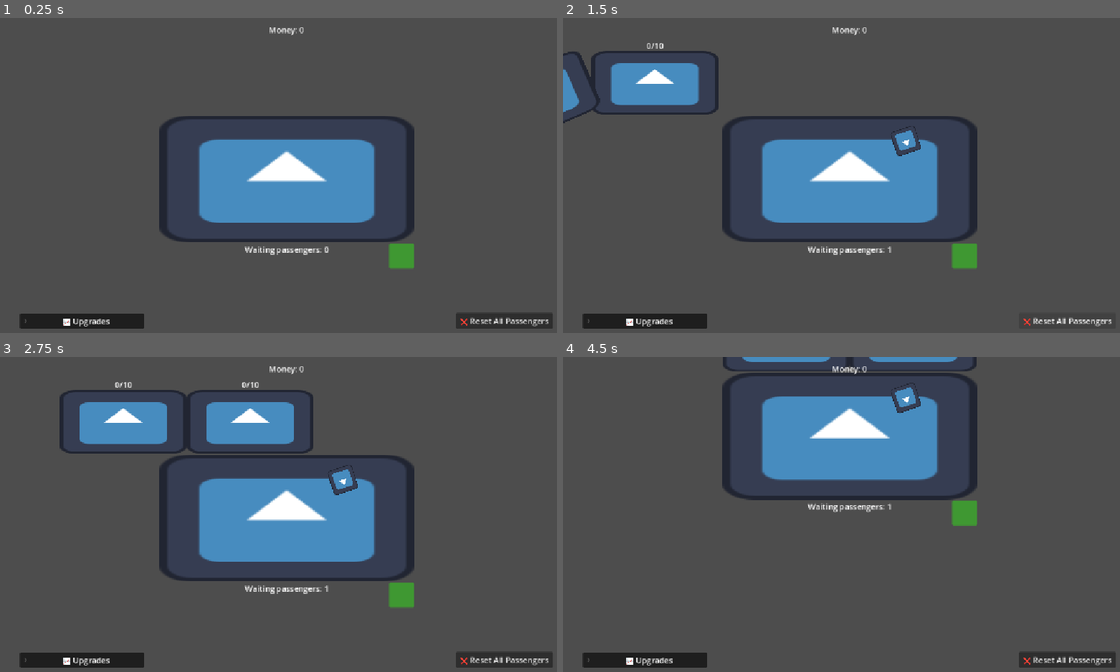
Above: before the commit, frames 1-4 (two rows, left to right).
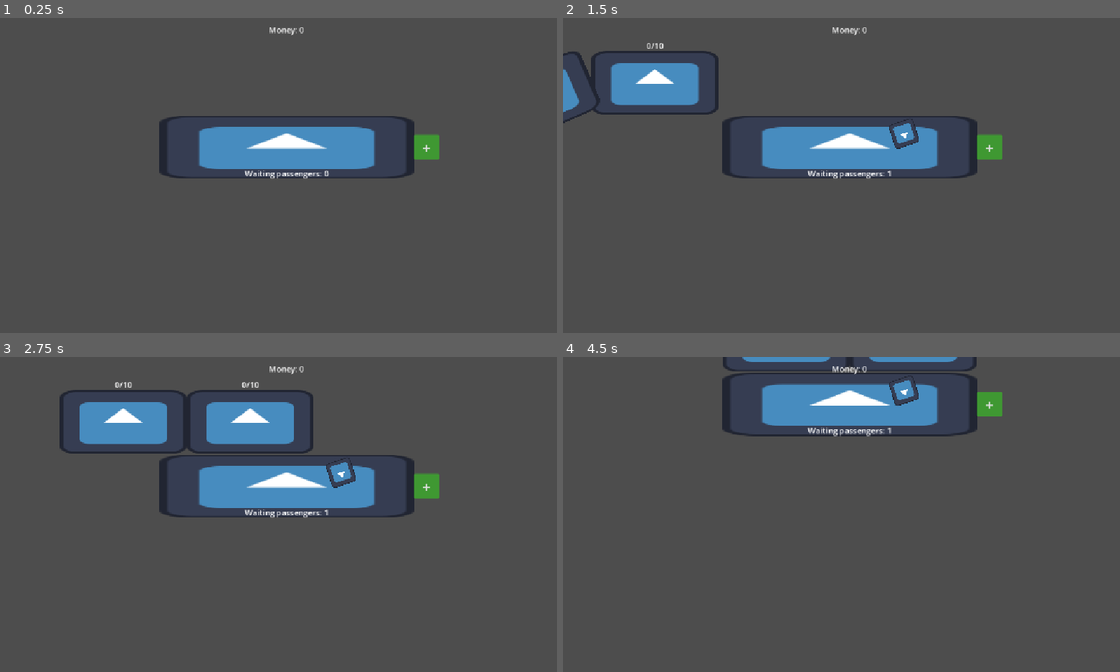
Above: after the commit, the same moments.

Repository: iamagoodperson-yay/rail-clicker
Game: Godot game, scene res://scenes/main.tscn
Same seed, same stepped clock (60 frames per second), same inputs: the game is played once before the commit and once after it. The engine's default icon, where the game draws it, is replaced by a stand-in: a white triangle on a blue panel in a dark square.
Inputs (mouse positions are in pixels of both pictures, inside the frame that each line leads up to; where the layout moved, square brackets give the same spot in the first picture):
- Up to frame 1 (0.25 s): no input
- Up to frame 2 (1.5 s): click (991, 147) [964, 257] at 0.5 s; click (1069, 320) at 1.25 s, where only the run before the commit has a clickable "❌ Reset All Passengers"
- Up to frame 3 (2.75 s): move the mouse to (284, 517) at 2.02 s; hold Right from 2.03 s (still down); tap Alt at 2.1 s; click (284, 517) at 2.17 s
- Up to frame 4 (4.5 s): move the mouse to (735, 533) at 2.77 s; release Right at 2.78 s; hold Down (ui_down) 2.78-3.53 s; tap Shift at 2.85, 4.35 s; click (735, 533) at 2.92 s; move the mouse to (908, 448) at 3.52 s; hold Right 3.53-4.28 s; tap Alt at 3.6 s; click (908, 448) at 3.67 s; move the mouse to (819, 583) at 4.27 s; hold Up (ui_up) from 4.28 s (still down); click (819, 583) at 4.42 s

The runs differ from the first frame. In frame 1, 12% of the frame differs, in the area x 3-100%, y 31-99%; in frame 2, 11%; in frame 3, 12%; in frame 4, 12%, in the area x 3-100%, y 5-99%.

Commit message:
seemingly its like support for multiple platforms in progress

Diff:
--- a/scenes/main.tscn
+++ b/scenes/main.tscn
@@ -2,14 +2,14 @@
 
 [ext_resource type="PackedScene" uid="uid://73d0pcga6k17" path="res://scenes/platform.tscn" id="1_0wfyh"]
 [ext_resource type="Script" uid="uid://cbvjewbtuke80" path="res://scripts/camera_2d.gd" id="2_tefeu"]
-[ext_resource type="Script" uid="uid://c7623o8v1wvvx" path="res://scripts/label.gd" id="3_jyhfs"]
+[ext_resource type="Script" uid="uid://c7623o8v1wvvx" path="res://scripts/UI.gd" id="3_jyhfs"]
 [ext_resource type="Script" uid="uid://i6lh1psvufw4" path="res://scripts/capacity_container.gd" id="5_tbgi4"]
 [ext_resource type="Script" uid="uid://b0eh2pf007vs5" path="res://scripts/wait_container.gd" id="6_o6xl0"]
 [ext_resource type="Script" uid="uid://ei1rg1yu5721" path="res://scripts/fare_container.gd" id="7_tipki"]
 
 [node name="main" type="Node" unique_id=417744697]
 
-[node name="Node" parent="." unique_id=1804456063 instance=ExtResource("1_0wfyh")]
+[node name="Node" parent="." unique_id=1237072286 instance=ExtResource("1_0wfyh")]
 position = Vector2(576, 324)
 
 [node name="Camera2D" type="Camera2D" parent="." unique_id=1416734512]
@@ -134,14 +134,6 @@
 horizontal_alignment = 1
 vertical_alignment = 1
 
-[node name="RestButton" type="Button" parent="UI" unique_id=89585869]
-offset_left = 916.0
-offset_top = 593.0
-offset_right = 1111.0
-offset_bottom = 625.0
-text = "❌ Reset All Passengers
-"
-
 [connection signal="pressed" from="UI/FoldableContainer/VFlowContainer/CapacityContainer/BottomContainer/Button" to="UI/FoldableContainer/VFlowContainer/CapacityContainer" method="_on_button_pressed"]
 [connection signal="pressed" from="UI/FoldableContainer/VFlowContainer/WaitContainer/BottomContainer/Button" to="UI/FoldableContainer/VFlowContainer/WaitContainer" method="_on_button_pressed"]
 [connection signal="pressed" from="UI/FoldableContainer/VFlowContainer/FareContainer/BottomContainer/Button" to="UI/FoldableContainer/VFlowContainer/FareContainer" method="_on_button_pressed"]
--- a/scenes/platform.tscn
+++ b/scenes/platform.tscn
@@ -5,15 +5,14 @@
 [ext_resource type="Script" uid="uid://dr7yyuyadmy0w" path="res://scripts/spawn_passengers.gd" id="2_pvkk7"]
 [ext_resource type="PackedScene" uid="uid://c6wjjnoasaug1" path="res://scenes/train.tscn" id="3_1oqhx"]
 [ext_resource type="Script" uid="uid://d1yg1h5iree66" path="res://scripts/passenger_label.gd" id="4_u5530"]
-[ext_resource type="Texture2D" uid="uid://c3bhp78m85if7" path="res://addons/at-icons/node/plus.svg" id="6_6f2a1"]
 
 [sub_resource type="NavigationPolygon" id="NavigationPolygon_jyhfs"]
-vertices = PackedVector2Array(828, 447, 326, 447, 326, 79, 828, 79)
+vertices = PackedVector2Array(828, 318, 325.03906, 318, 325.96094, 79, 828, 79)
 polygons = Array[PackedInt32Array]([PackedInt32Array(0, 1, 2, 3)])
-outlines = Array[PackedVector2Array]([PackedVector2Array(316, 457, 838, 457, 838, 69, 316, 69)])
+outlines = Array[PackedVector2Array]([PackedVector2Array(315, 328, 838, 328, 838, 69, 316, 69)])
 
 [sub_resource type="RectangleShape2D" id="RectangleShape2D_d3t8h"]
-size = Vector2(512, 256)
+size = Vector2(512, 128)
 
 [sub_resource type="Theme" id="Theme_n1ckp"]
 
@@ -37,10 +36,10 @@
 navigation_polygon = SubResource("NavigationPolygon_jyhfs")
 
 [node name="PlatformArea" type="Area2D" parent="NavigationRegion2D" unique_id=1393194558]
-position = Vector2(576, 324)
+position = Vector2(576, 260)
 
 [node name="Platform" type="Sprite2D" parent="NavigationRegion2D/PlatformArea" unique_id=1875020535]
-scale = Vector2(4, 2)
+scale = Vector2(4, 1)
 texture = ExtResource("1_r8v6l")
 
 [node name="Hitbox" type="CollisionShape2D" parent="NavigationRegion2D/PlatformArea" unique_id=224902482]
@@ -56,9 +55,8 @@
 
 [node name="PassengerLabel" type="Label" parent="." unique_id=1908194990]
 offset_left = -89.0
-offset_top = 130.0
+offset_top = -23.0
 offset_right = 90.0
-offset_bottom = 153.0
 text = "Waiting passengers: XX"
 horizontal_alignment = 1
 script = ExtResource("4_u5530")
@@ -69,17 +67,41 @@
 anchor_top = 0.5
 anchor_right = 0.5
 anchor_bottom = 0.5
-offset_left = 206.0
-offset_top = 130.0
-offset_right = 256.0
-offset_bottom = 180.0
+offset_left = 256.0
+offset_top = -89.0
+offset_right = 306.0
+offset_bottom = -39.0
 grow_horizontal = 2
 grow_vertical = 2
 theme = SubResource("Theme_n1ckp")
 theme_override_font_sizes/font_size = 30
 theme_override_styles/normal = SubResource("StyleBoxFlat_u7qrw")
-icon = ExtResource("6_6f2a1")
-icon_alignment = 1
+text = "+"
+
+[node name="SelectedLabel" type="Label" parent="." unique_id=834909423]
+offset_left = -22.0
+offset_top = -112.0
+offset_right = 22.0
+offset_bottom = -55.243244
+theme_override_font_sizes/font_size = 40
+text = "📍"
+
+[node name="BuyBtnControl" type="Control" parent="." unique_id=1747158418]
+visible = false
+layout_mode = 3
+anchors_preset = 0
+offset_left = -256.0
+offset_top = -258.0
+offset_right = 256.0
+
+[node name="BuyButton" type="Button" parent="BuyBtnControl" unique_id=1465724645]
+layout_mode = 1
+anchors_preset = 15
+anchor_right = 1.0
+anchor_bottom = 1.0
+grow_horizontal = 2
+grow_vertical = 2
+text = "Buy New Platform: XXX"
 
 [connection signal="input_event" from="NavigationRegion2D/PlatformArea" to="." method="_on_platform_area_input_event"]
 [connection signal="pressed" from="AddButton" to="NavigationRegion2D/PassengersContainer" method="_on_add_button_pressed"]
--- a/scripts/label.gd
+++ b/scripts/UI.gd
@@ -1,6 +1,8 @@
 extends CanvasLayer
 
 @onready var money_label = $MoneyLabel
+@onready var upgrade_foldable = $FoldableContainer
 
 func _process(_delta):
+	upgrade_foldable.visible = Event.first_select
 	money_label.text = 'Money: %s' % Event.money
--- a/scripts/capacity_container.gd
+++ b/scripts/capacity_container.gd
@@ -5,25 +5,28 @@
 @onready var button = $'BottomContainer/Button'
 @onready var error_label = get_node("/root/main/UI/ErrorLabel")
 
-var obj = Event.train_capacity
+var obj: Event.upgradable
 
 func _process(_delta):
+	if Event.curr_select == null:
+		return
+	obj = Event.curr_select.train_capacity
+
 	top_label.text = "Train Capacity: %s" % obj.amt
 	btm_label.text = "Level: %s\nCost: %s" % [obj.level, obj.cost]
 	button.text = "Upgrade\n+%s capacity" % obj.amt_inc
 
 func _on_button_pressed() -> void:
 	if Event.money < obj.cost:
-		error_label.text = "Error: Not enough money"
-		error()
+		error("Not enough money")
 	elif obj.is_maxxed:
-		error_label.text = "Error: Maximum level for upgrade"
-		error()
+		error("Maximum level for upgrade")
 	else:
 		error_label.visible = false
 		Event.upgrade(obj)
 
-func error():
+func error(text):
+	error_label.text = "Error: %s" % text
 	error_label.visible = true
 	await get_tree().create_timer(3.0).timeout
 	error_label.visible = false
--- a/scripts/event.gd
+++ b/scripts/event.gd
@@ -1,9 +1,4 @@
 extends Node
-
-var train_arrived = false
-var passenger_count = 0
-var train_passengers = 0
-var money = 0
 
 class upgradable:
 	var level: int = 0
@@ -26,21 +21,28 @@
 		get:
 			return roundi(base_cost * pow(multiplier, level))
 
-var train_capacity = upgradable.new()
-var train_wait = upgradable.new()
-var fare = upgradable.new()
+	func duplicate() -> upgradable:
+		var copy = upgradable.new()
+		copy.level = level
+		copy.base_amt = base_amt
+		copy.amt_inc = amt_inc
+		copy.max_level = max_level
+		copy.base_cost = base_cost
+		copy.multiplier = multiplier
+		return copy
 
-func _ready():
-	train_capacity.base_amt = 10.0
-	train_capacity.amt_inc = 2.0
-	train_wait.base_amt = 10.0
-	train_wait.amt_inc = -2.0
-	train_wait.base_cost = 25.0
-	train_wait.max_level = 5
-	fare.base_amt = 1.0
-	fare.amt_inc = 0.2
+var money = 0
+var first_select = false
+var curr_select: Node
 
-func upgrade(up: upgradable) -> upgradable:
+func upgrade(up: upgradable):
 	money -= up.cost
 	up.level += 1
-	return up
+
+func set_current_upgrades(curr: Node):
+	if curr_select:
+		curr_select.selected_label.visible = false
+
+	first_select = true
+	curr_select = curr
+	curr_select.selected_label.visible = true
--- a/scripts/fare_container.gd
+++ b/scripts/fare_container.gd
@@ -5,25 +5,28 @@
 @onready var button = $'BottomContainer/Button'
 @onready var error_label = get_node("/root/main/UI/ErrorLabel")
 
-var obj = Event.fare
+var obj: Event.upgradable
 
 func _process(_delta):
+	if Event.curr_select == null:
+		return
+	obj = Event.curr_select.fare
+
 	top_label.text = "Fare per passenger: %s" % obj.amt
 	btm_label.text = "Level: %s\nCost: %s" % [obj.level, obj.cost]
 	button.text = "Upgrade\n+%s Fare" % obj.amt_inc
 
 func _on_button_pressed() -> void:
 	if Event.money < obj.cost:
-		error_label.text = "Error: Not enough money"
-		error()
+		error("Not enough money")
 	elif obj.is_maxxed:
-		error_label.text = "Error: Maximum level for upgrade"
-		error()
+		error("Maximum level for upgrade")
 	else:
 		error_label.visible = false
 		Event.upgrade(obj)
 
-func error():
+func error(text):
+	error_label.text = "Error: %s" % text
 	error_label.visible = true
-	await get_tree().create_timer(5.0).timeout
+	await get_tree().create_timer(3.0).timeout
 	error_label.visible = false
--- a/scripts/follow_train_path.gd
+++ b/scripts/follow_train_path.gd
@@ -1,12 +1,13 @@
 extends PathFollow2D
 
+@onready var plat_node = $"../../../.."
 @export var leading: PathFollow2D
 var distance_behind = 255.0
 
 @onready var label = $Label
 
 func _process(delta: float) -> void:
-	label.text = '%s/%s' % [Event.train_passengers, int(Event.train_capacity.amt)]
+	label.text = '%s/%s' % [plat_node.train_passengers, int(plat_node.train_capacity.amt)]
 	if leading.progress_ratio == 1.0:
 		if progress_ratio >= 1.0:
 			progress_ratio = 1.0
--- a/scripts/leading_train_path.gd
+++ b/scripts/leading_train_path.gd
@@ -2,6 +2,7 @@
 
 @onready var label = $Label
 @onready var path2d = get_parent()
+@onready var plat_node = $"../../../.."
 
 const max_speed = 0.2
 const acceleration = 0.05
@@ -15,11 +16,10 @@
 func _ready():
 	children = path2d.get_child_count()
 	stop_point = 0.5 + (0.1370 * (children - 1.0)/2.0)
-	print(stop_point)
 	progress_ratio = 0.0
 
 func _process(delta: float) -> void:
-	label.text = '%s/%s' % [Event.train_passengers, int(Event.train_capacity.amt)]
+	label.text = '%s/%s' % [plat_node.train_passengers, int(plat_node.train_capacity.amt)]
 	linear_progress(delta)
 
 func linear_progress(delta) -> void:
@@ -51,19 +51,19 @@
 
 
 func wait_at_stop_point():
-	Event.train_arrived = true
+	plat_node.train_arrived = true
 	var timer = get_tree().create_timer(15.0)
 	while timer.time_left > 0:
-		if Event.train_passengers >= Event.train_capacity.amt:
+		if plat_node.train_passengers >= plat_node.train_capacity.amt:
 			break
 		await get_tree().process_frame
 	state = "a"
-	Event.train_arrived = false
+	plat_node.train_arrived = false
 
 func wait_at_end():
-	Event.money += Event.train_passengers * Event.fare.amt
-	await get_tree().create_timer(Event.train_wait.amt).timeout
-	Event.train_passengers = 0
+	Event.money += plat_node.train_passengers * plat_node.fare.amt
+	await get_tree().create_timer(plat_node.train_wait.amt).timeout
+	plat_node.train_passengers = 0
 	progress_ratio = 0.0
 	speed = max_speed
 	state = "c"
--- a/scripts/passenger.gd
+++ b/scripts/passenger.gd
@@ -7,10 +7,10 @@
 var angular_speed = PI/4
 var action = 0
 
-var platform: Variant
+var plat_hitbox: Variant
 var plat_shape: RectangleShape2D
 var plat_size: Vector2
-const plat_padding = 16
+const plat_padding = 24
 
 var trains: Array[Node]
 @onready var nav_agent: NavigationAgent2D = $NavigationAgent2D
@@ -18,15 +18,15 @@
 func _ready():
 	add_to_group('passengers')
 
-func start(platform_ref, trains_ref):
-	platform = platform_ref
+func start(plat_hitbox_ref, trains_ref):
+	plat_hitbox = plat_hitbox_ref
 	trains = trains_ref
 
 	active = true
 	visible = true
 	rotation = randf_range(0,PI)
 
-	plat_shape = platform.shape as RectangleShape2D
+	plat_shape = plat_hitbox.shape as RectangleShape2D
 	plat_size = plat_shape.size
 
 	var random_position = Vector2(
@@ -34,7 +34,7 @@
 		randf_range(-plat_size.y/2 + plat_padding, plat_size.y/2 - plat_padding)
 	)
 
-	global_position = platform.to_global(random_position)
+	global_position = plat_hitbox.to_global(random_position)
 	choose_action()
 
 func choose_action():
@@ -62,8 +62,8 @@
 	boarding = true
 	nav_agent.target_position = closest_train.global_position
 
-func keep_to_platform():
-	var local_position = platform.to_local(global_position)
+func keep_to_plat_hitbox():
+	var local_position = plat_hitbox.to_local(global_position)
 	local_position.x = clamp(
 		local_position.x,
 		-plat_size.x / 2 + plat_padding,
@@ -74,14 +74,12 @@
 		-plat_size.y / 2 + plat_padding,
 		plat_size.y / 2 - plat_padding
 	)
-	global_position = platform.to_global(local_position)
+	global_position = plat_hitbox.to_global(local_position)
 
 func boarded():
 	active = false
 	boarding = false
 	velocity = Vector2.ZERO
-	Event.passenger_count -= 1
-	Event.train_passengers += 1
 	queue_free()
 
 func _physics_process(delta: float) -> void:
@@ -103,6 +101,6 @@
 				rotation += angular_speed * delta
 			_:
 				velocity = Vector2.ZERO
-		keep_to_platform()
+		keep_to_plat_hitbox()
 
 	move_and_slide()
--- a/scripts/passenger_label.gd
+++ b/scripts/passenger_label.gd
@@ -1,4 +1,6 @@
 extends Label
 
+@onready var plat_node = get_parent()
+
 func _process(_delta):
-	text = 'Waiting passengers: %s' % Event.passenger_count
+	text = 'Waiting passengers: %s' % plat_node.passenger_count
--- a/scripts/platform.gd
+++ b/scripts/platform.gd
@@ -1,4 +1,6 @@
 extends Node2D
+
+@onready var selected_label = $SelectedLabel
 
 var train_arrived = false
 var passenger_count = 0
@@ -9,6 +11,8 @@
 var fare = Event.upgradable.new()
 
 func _ready():
+	selected_label.visible = false
+
 	train_capacity.base_amt = 10.0
 	train_capacity.amt_inc = 2.0
 	train_wait.base_amt = 16.0
@@ -18,9 +22,8 @@
 	fare.base_amt = 1.0
 	fare.amt_inc = 0.2
 
-
 func _on_platform_area_input_event(_viewport: Node, event: InputEvent, _shape_idx: int) -> void:
 	if event is InputEventMouseButton:
 		if event.is_pressed():
 			if event.button_index == 1:
-				pass
+				Event.set_current_upgrades(self)
--- a/scripts/spawn_passengers.gd
+++ b/scripts/spawn_passengers.gd
@@ -1,7 +1,8 @@
 extends Node2D
 
-var pass_scene = preload("res://scenes/passenger.tscn")
-@onready var platform = $"../PlatformArea/Hitbox"
+const pass_scene = preload("res://scenes/passenger.tscn")
+@onready var plat_node = $"../.."
+@onready var plat_hitbox = $"../PlatformArea/Hitbox"
 @onready var train_container = $"../TrainContainer/Path2D"
 var train: Array[Node]
 
@@ -10,15 +11,11 @@
 	pass
 
 func _on_add_button_pressed() -> void:
-	if Event.passenger_count < 50:
-		Event.passenger_count += 1
+	if plat_node.passenger_count < 20:
+		plat_node.passenger_count += 1
 		var passenger = pass_scene.instantiate()
 		add_child(passenger)
-		passenger.start(platform, train)
-
-func _on_rest_button_pressed() -> void:
-	for passenger in get_children():
-		passenger.start(platform, train)
+		passenger.start(plat_hitbox, train)
 
 func train_arrived():
 	for passenger in get_children():
@@ -29,7 +26,7 @@
 		passenger.boarding = false
 
 func _process(_delta: float) -> void:
-	if Event.train_arrived:
+	if plat_node.train_arrived:
 		train_arrived()
 	else:
 		train_departed()
--- a/scripts/train_area_2d.gd
+++ b/scripts/train_area_2d.gd
@@ -1,8 +1,12 @@
 extends Area2D
+
+@onready var plat_node = $"../../../../.."
 
 func _ready():
 	body_entered.connect(_on_body_entered)
 
 func _on_body_entered(body):
-	if body.is_in_group("passengers") and Event.train_arrived:
+	if body.is_in_group("passengers") and plat_node.train_arrived:
+		plat_node.passenger_count -= 1
+		plat_node.train_passengers += 1
 		body.boarded()
--- a/scripts/wait_container.gd
+++ b/scripts/wait_container.gd
@@ -5,25 +5,28 @@
 @onready var button = $'BottomContainer/Button'
 @onready var error_label = get_node("/root/main/UI/ErrorLabel")
 
-var obj = Event.train_wait
+var obj: Event.upgradable
 
 func _process(_delta):
+	if Event.curr_select == null:
+		return
+	obj = Event.curr_select.train_wait
+
 	top_label.text = "Time between trains: %s" % obj.amt
 	btm_label.text = "Level: %s\nCost: %s" % [obj.level, obj.cost]
 	button.text = "Upgrade\n%s Wait time" % obj.amt_inc
 
 func _on_button_pressed() -> void:
 	if Event.money < obj.cost:
-		error_label.text = "Error: Not enough money"
-		error()
+		error("Not enough money")
 	elif obj.is_maxxed:
-		error_label.text = "Error: Maximum level for upgrade"
-		error()
+		error("Maximum level for upgrade")
 	else:
 		error_label.visible = false
 		Event.upgrade(obj)
 
-func error():
+func error(text):
+	error_label.text = "Error: %s" % text
 	error_label.visible = true
-	await get_tree().create_timer(5.0).timeout
+	await get_tree().create_timer(3.0).timeout
 	error_label.visible = false
Renamed: scripts/label.gd.uid -> scripts/UI.gd.uid
